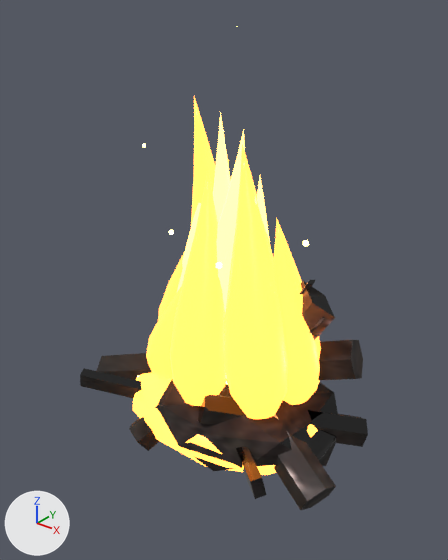
The glTF model assets/models/fire_zone.glb, before and after one commit.
Before and after are seen from a 50 mm camera at (1.91, -2.42, 1.9) aimed at (-0.02, 0.01, 0.4). The axes (+X, +Y, +Z) are drawn at lower left. The lights are the same throughout. The picture after the commit comes second. Both versions are drawn at frame 8 of the action 'idle'; the numbers are the values there. Vertices at exactly the same position are counted once.

In view in the first picture: 'body', 'flame_mesh_1', 'flame_mesh_11', 'flame_mesh_3', 'flame_mesh_5', 'flame_mesh_6', 'flame_mesh_7', 'flame_mesh_9' and 3 more.
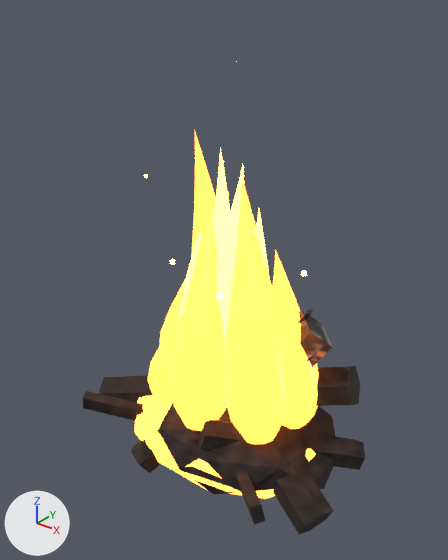
Not drawn themselves, but carrying or shaping drawn objects: ob_flame_1, ob_flame_3, ob_flame_4, ob_flame_5, ob_flame_6, ob_flame_7, ob_flame_9, ob_flame_10, ob_flame_11, ob_flame_12, ob_ember_2, ob_ember_7.

Edits to the bpy script that builds the scene:
```text
Change me_icosphere:
    where me_icosphere.from_pydata(...)  # 368 vertices, 672 faces; spans x -0.66..0.63, y -0.58..0.64, z -0.5..2.13
    used by ob_body; location = (0.0, 0.0, -0.42); scale = (1.35, 1.0, 0.45)
    me_icosphere part 1: texture (UV) coordinates of 659 of 672 faces, centred in x -0.65..0.61, y -0.58..0.64, z -0.45..2.12, changed; they spanned u 0.02..0.97, v 0.02..0.98 and now span u 0.02..0.97, v 0.02..0.98
Change ob_body:
    ob_body.location: (0.0, 0.0, -0.42) -> (0.0, 0.0, -0.59)
Change ob_flame_1:
    ob_flame_1.location: (0.43, 0.0887, -0.25) -> (0.43, 0.0887, -0.42)
Change ob_flame_3:
    ob_flame_3.location: (-0.225, 0.26, -0.25) -> (-0.225, 0.26, -0.42)
Change ob_flame_4:
    ob_flame_4.location: (-0.445, 0.0445, -0.25) -> (-0.445, 0.0445, -0.42)
Change ob_flame_5:
    ob_flame_5.location: (-0.33, -0.204, -0.25) -> (-0.33, -0.204, -0.42)
Change ob_flame_6:
    ob_flame_6.location: (0.034, -0.299, -0.25) -> (0.034, -0.299, -0.42)
Change ob_flame_7:
    ob_flame_7.location: (0.372, -0.169, -0.25) -> (0.372, -0.169, -0.42)
Change ob_flame_9:
    ob_flame_9.location: (-0.138, 0.125, -0.2) -> (-0.138, 0.125, -0.37)
Change ob_flame_10:
    ob_flame_10.location: (-0.241, -0.0403, -0.2) -> (-0.241, -0.0403, -0.37)
Change ob_flame_11:
    ob_flame_11.location: (-0.0106, -0.15, -0.2) -> (-0.0106, -0.15, -0.37)
Change ob_flame_12:
    ob_flame_12.location: (0.234, -0.0524, -0.2) -> (0.234, -0.0524, -0.37)
Change ob_ember_2:
    ob_ember_2.location: (0.389, 0.161, 0.675) -> (0.389, 0.161, 0.505)
Change ob_ember_7:
    ob_ember_7.location: (-0.2, -0.217, 0.707) -> (-0.2, -0.217, 0.537)
```

What differs and where, as boxes (x1, y1, x2, y2) in the pictures (448 x 560 px):
'body', surface changed, moved
    before: (80, 280, 368, 510)
    after: (83, 307, 365, 534)
'flame_mesh_7', moved
    before: (224, 144, 288, 419)
    after: (224, 178, 287, 445)
'flame_mesh_6', moved
    before: (170, 170, 227, 406)
    after: (171, 200, 227, 431)
'flame_mesh_1', moved
    before: (273, 219, 321, 405)
    after: (272, 249, 319, 429)
'flame_mesh_11', moved
    before: (216, 130, 245, 312)
    after: (217, 166, 244, 340)
'flame_mesh_5', moved
    before: (146, 286, 182, 380)
    after: (148, 313, 183, 403)
'flame_mesh_3', moved
    before: (191, 97, 216, 226)
    after: (192, 132, 216, 253)
'flame_mesh_9', moved
    before: (213, 112, 230, 222)
    after: (213, 147, 230, 253)
'flame_mesh_4', moved (mostly hidden)
    before: (158, 160, 229, 320)
    after: (159, 192, 229, 346)
'flame_mesh_10', moved
    before: (177, 202, 201, 292)
    after: (177, 232, 202, 320)
'flame_mesh_12', moved
    before: (257, 177, 270, 242)
    after: (256, 209, 269, 273)
'Sphere.001', moved
    before: (303, 240, 309, 247)
    after: (301, 270, 307, 276)
